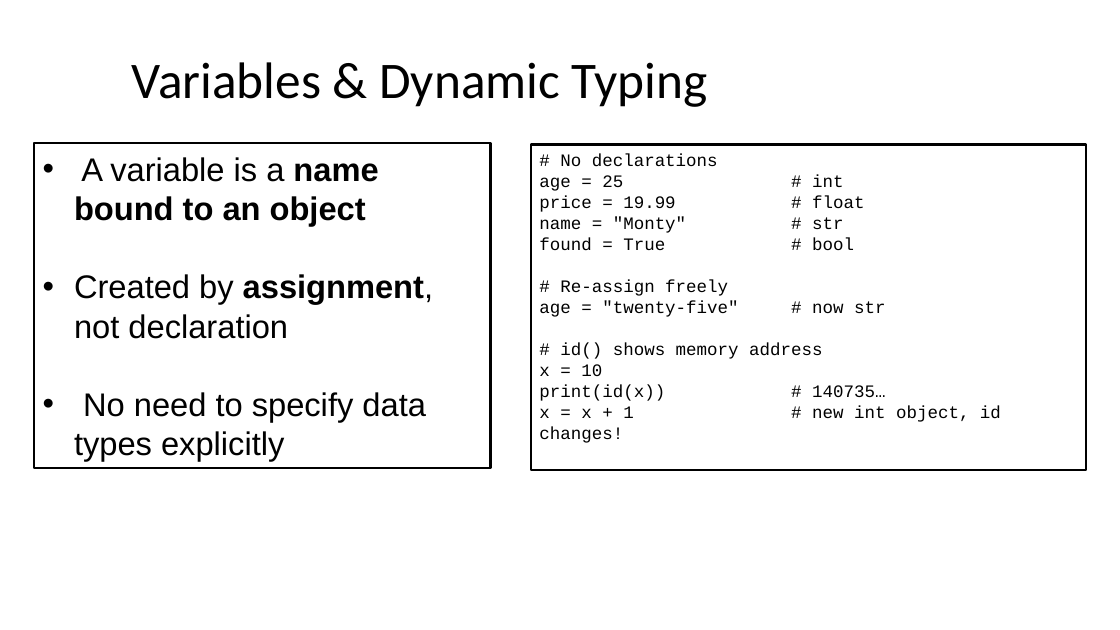
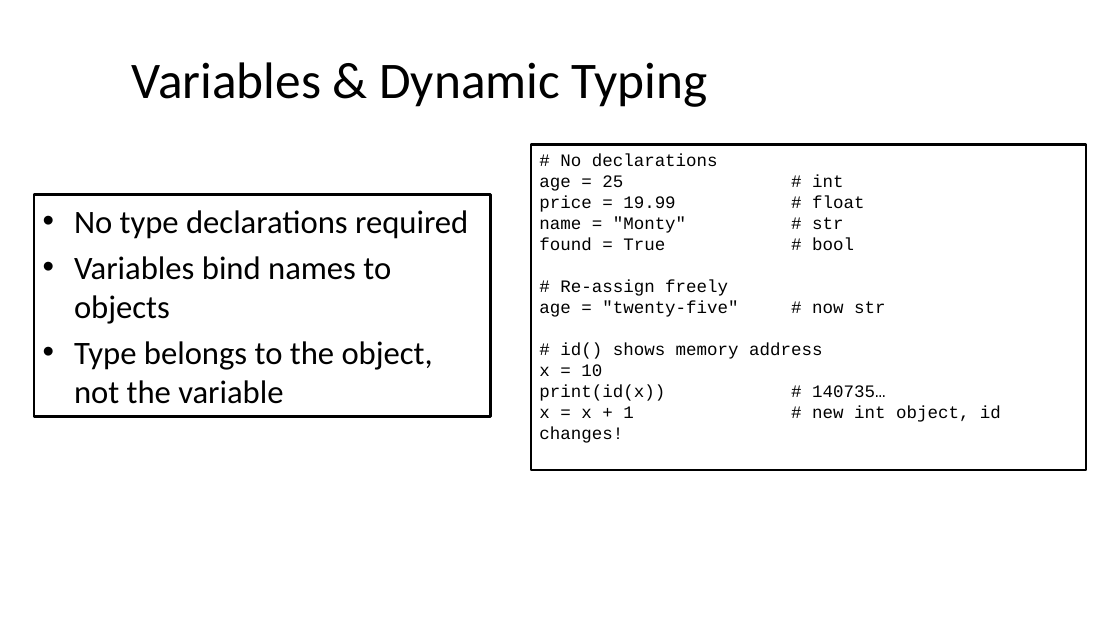
Before and after one commit to seanwhs/3-Day-Python-Crash-Course, a slide deck: slide 12 of Python_Crash_Course_2025.pptx (slide 7 before the commit). Drawn at 1120x630 pixels with LibreOffice and Linux fonts; fonts in the diff are those of the drawing. Boxes give left, top, right and bottom in pixels: in the first picture for what was removed or moved away, otherwise in the second. Text is boxed around its words. In the diff, an @@ line names an element or a change of style, - is before the commit and + after.

```diff
--- a/Python_Crash_Course_2025.pptx
+++ b/Python_Crash_Course_2025.pptx
@@ rectangle "No type declarations required": place and size @@
-rectangle "No type declarations required" at bbox=[34, 143, 491, 468]
+rectangle "No type declarations required" at bbox=[34, 195, 491, 418]
@@ text in rectangle at bbox=[74, 210, 468, 404]: text changed; font Arial to Calibri @@
-• A variable is a name bound to an object
-• Created by assignment, not declaration
-• No need to specify data types explicitly
+• No type declarations required
+• Variables bind names to objects
+• Type belongs to the object, not the variable
```
Also in this commit, not shown: 32 other slides changed, 113 slides added, 3 slides removed.
